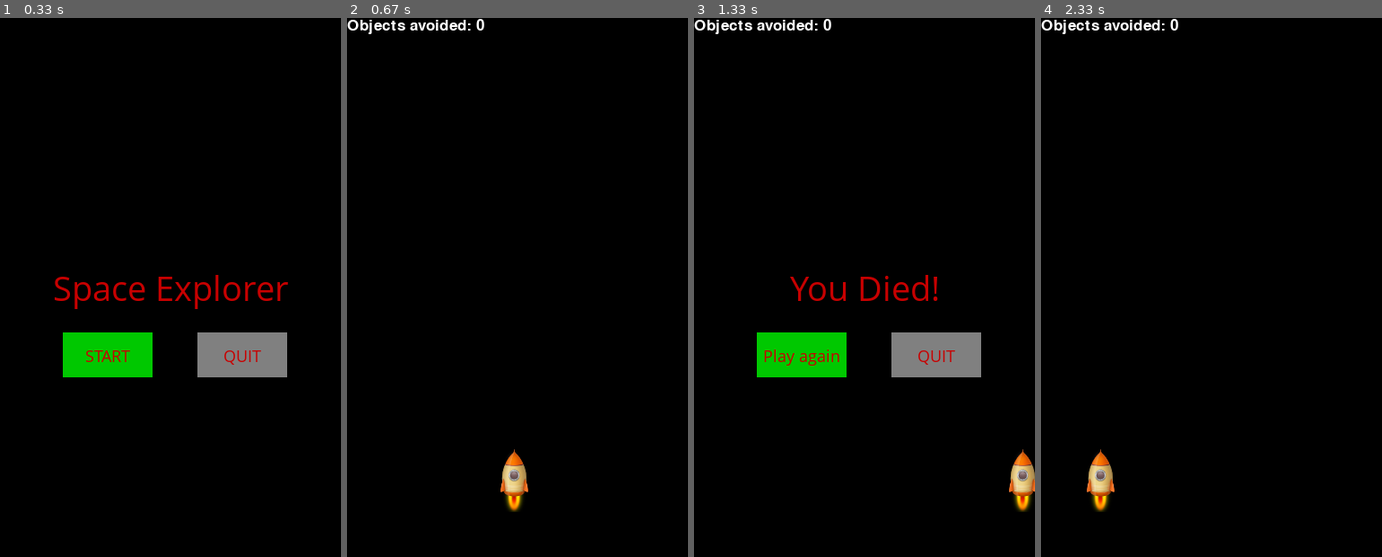
Above: before the commit, frames 1-4 (left to right).
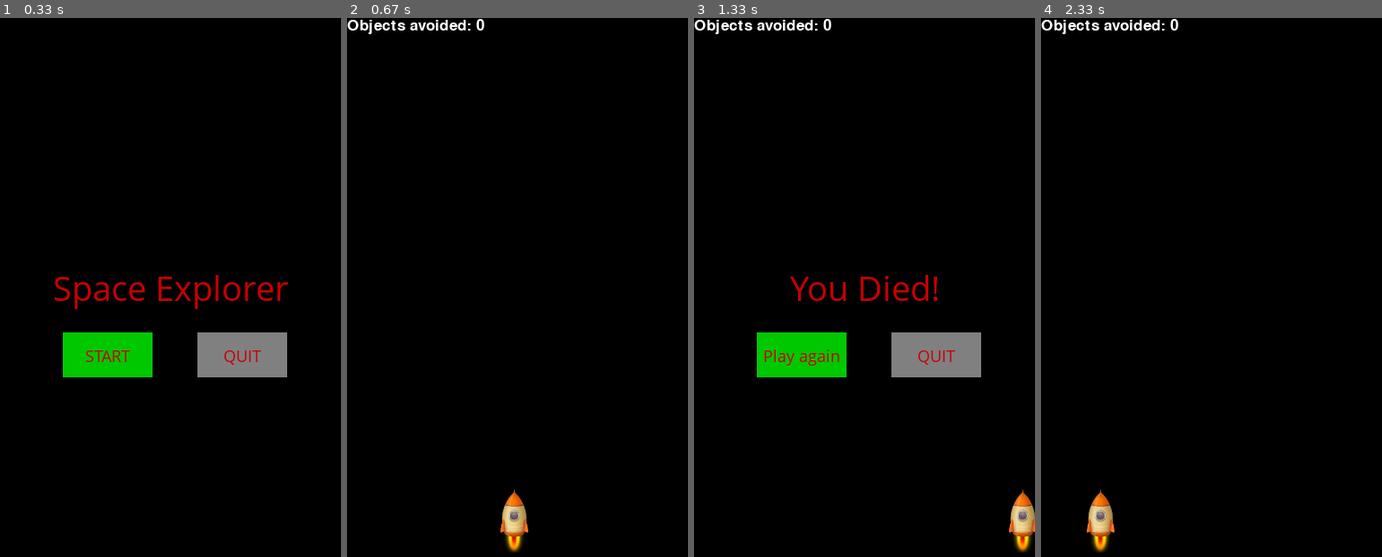
Above: after the commit, the same moments.

Repository: hannashin/practicecode
Game: pygame game, started from SpaceExplorer.py
Same seed, same stepped clock (60 frames per second), same inputs: the game is played once before the commit and once after it.
Inputs (mouse positions are in pixels of both pictures, inside the frame that each line leads up to):
- Up to frame 1 (0.33 s): no input
- Up to frame 2 (0.67 s): click "START" at 0.42 s
- Up to frame 3 (1.33 s): hold Right 0.67-1.13 s; move the mouse to (850, 309) at 0.7 s; hold Right from 1.17 s (still down)
- Up to frame 4 (2.33 s): release Right at 1.63 s; click "Play again" at 1.75 s; hold Left from 2 s (still down)

Frame 1 is identical in both runs. In frame 2, 1.1% of the frame differs, in the area x 45-54%, y 80-100%; in frame 3, 1.1%; in frame 4, 1.1%.

Commit message:
Fixed funny y position bug where you would still crash when displays suggests otherwise

Diff:
--- a/SpaceExplorer.py
+++ b/SpaceExplorer.py
@@ -21,7 +21,7 @@
 dark_green = (0, 255, 0)
 
 rocket_width = 31
-rocket_height = 70
+rocket_height = 75
 
 #Sounds/Music
 crash_sound = pygame.mixer.Sound("explode.wav")
@@ -46,8 +46,6 @@
 
 #Global pause variable
 pause = False
-
-
 
 def quitgame():
     pygame.quit()
@@ -214,8 +212,8 @@
     pygame.mixer.music.play(-1)
 
     #relative rocket position vs screen (initial rocket position)
-    x = (display_width * 0.45)
-    y = display_height * 0.8
+    x = display_width * 0.45
+    y = display_height  - rocket_height
     #Moving the rocket
     x_change = 0
 
@@ -286,9 +284,9 @@
             #changes width and height of object
             object_width = random.randint(30, 100)
             object_height = random.randint(90, 150)
+
         #This happens when the rocket crashes the object
         if y < object_starty + object_height:
-            #print (x, y)
             if x > object_startx and x < object_startx + object_width or x + rocket_width >object_startx and x + rocket_width < object_startx + object_width:
                 #print ("x crossover")
                 crash()
